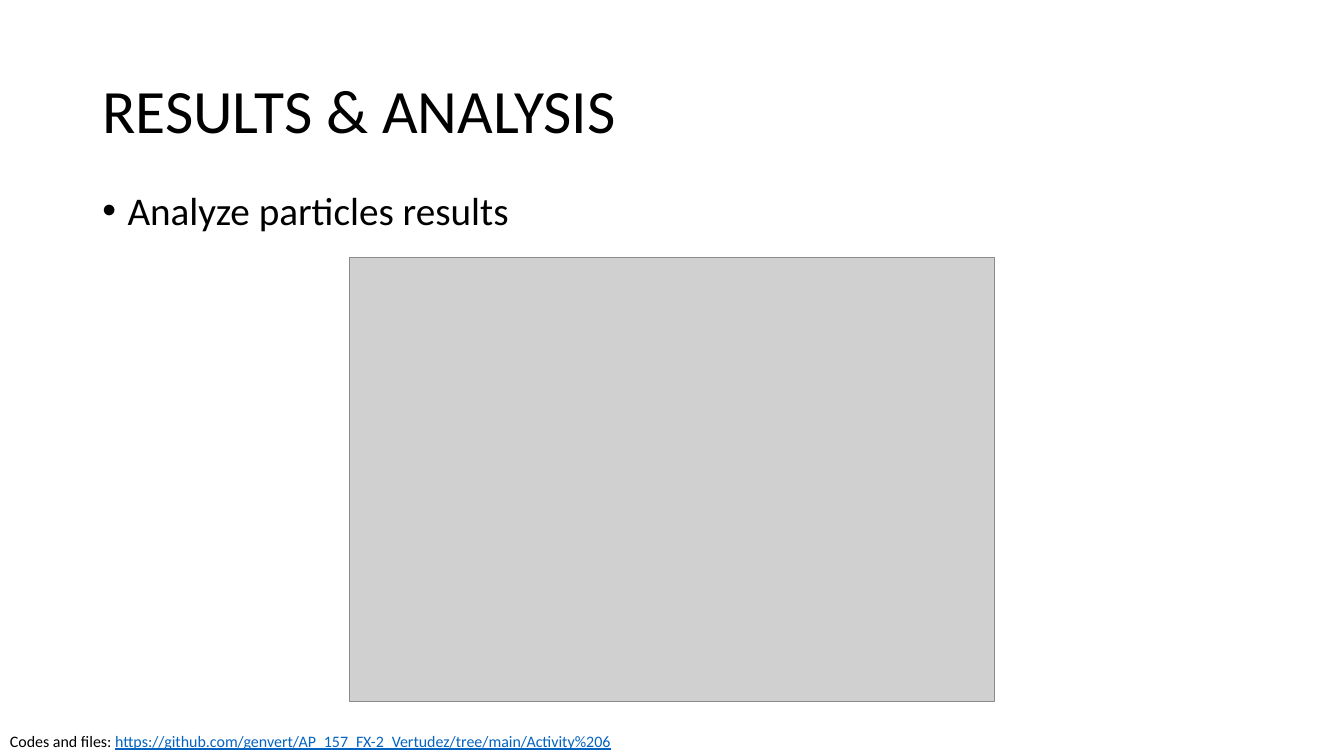
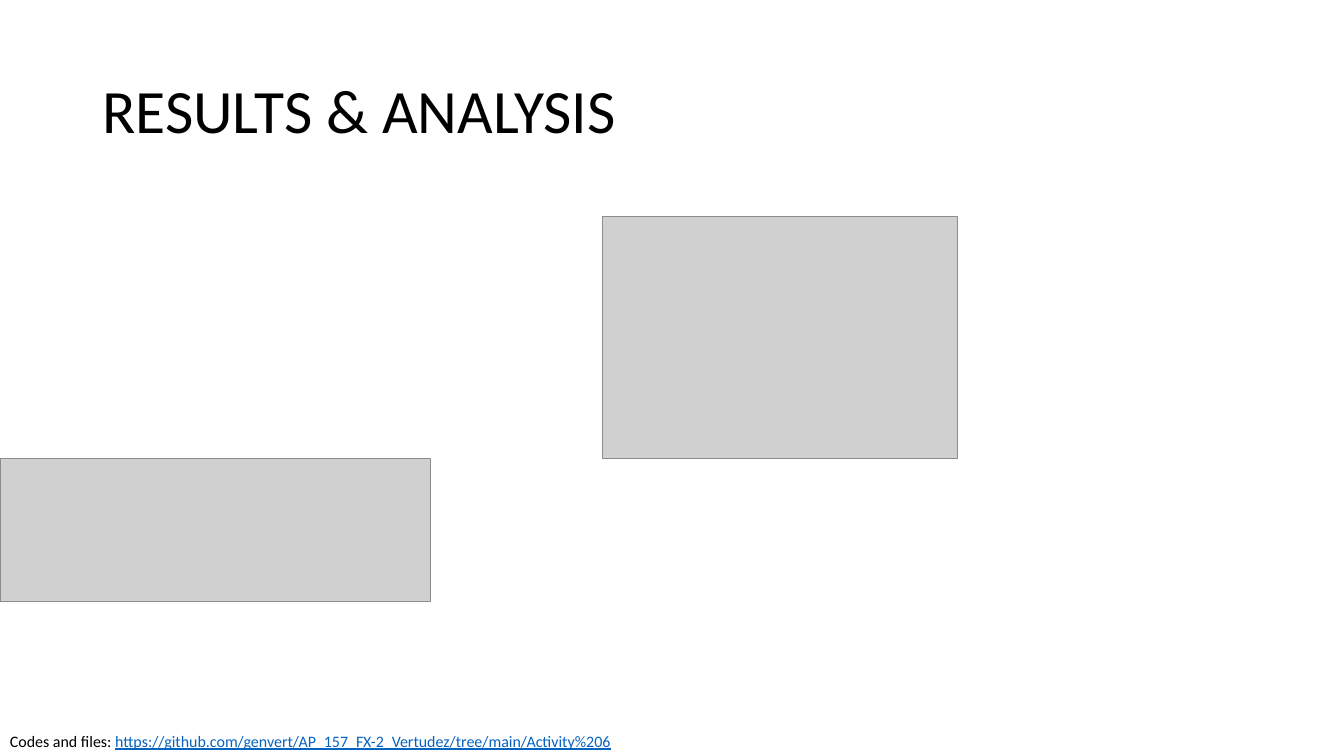
Before and after one commit to genvert/AP_157_FX-2_Vertudez, a slide deck: slide 8 of Activity 06/Vertudez_Activity_6_Report.pptx (slide 12 before the commit). Drawn at 1344x756 pixels with LibreOffice and Linux fonts; fonts in the diff are those of the drawing; grey boxes stand for pictures. Boxes give left, top, right and bottom in pixels: in the first picture for what was removed or moved away, otherwise in the second. Text is boxed around its words. In the diff, an @@ line names an element or a change of style, - is before the commit and + after.

```diff
--- a/Activity 06/Vertudez_Activity_6_Report.pptx
+++ b/Activity 06/Vertudez_Activity_6_Report.pptx
@@ text removed at [128, 197, 509, 232] @@
-• Analyze particles results
@@ picture added at [603, 217, 958, 459] @@
@@ picture removed at [349, 258, 995, 702] @@
@@ picture added at [0, 459, 431, 602] @@
```
Also in this commit, not shown: 8 other slides changed, 3 slides removed, 5 other files.
